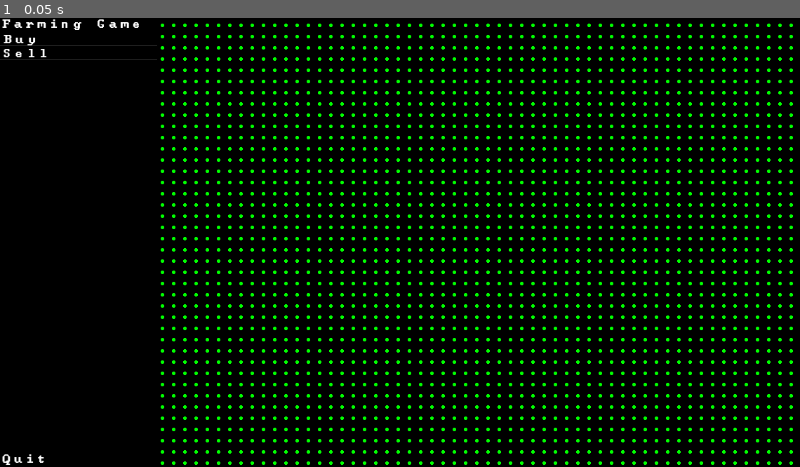
Above: before the commit, frame 1.
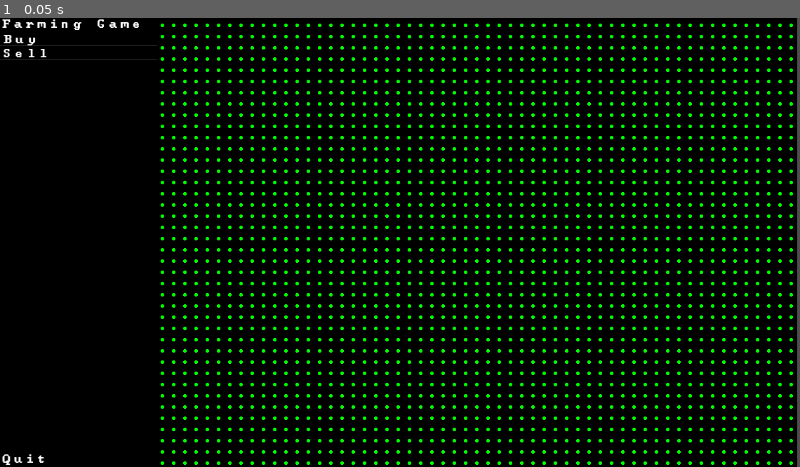
Above: after the commit, the same moment.

Repository: TylerDMielke/GDAsciiFarm
Game: Godot game, scene res://scenes/test_level.tscn
The game is run twice, just before and just after one commit, with the same random seed, the same clock (stepped at 60 frames per second) and the same inputs.
Inputs:
- Up to frame 1 (0.05 s): no input

The runs differ from the first frame. In frame 1, 0.4% of the frame differs, in the area x 99-100%, y 0-100%.

Commit message:
implement map boundary signals

Diff:
--- a/scenes/game_map.tscn
+++ b/scenes/game_map.tscn
@@ -1,7 +1,9 @@
-[gd_scene load_steps=3 format=3 uid="uid://wllrb68jnwlu"]
+[gd_scene load_steps=4 format=3 uid="uid://wllrb68jnwlu"]
 
 [ext_resource type="Script" path="res://scripts/game_map.gd" id="1_lv0ab"]
 [ext_resource type="PackedScene" uid="uid://bv0ux3dbjh8v" path="res://scenes/tile_map_myne.tscn" id="2_e7h3h"]
+
+[sub_resource type="RectangleShape2D" id="RectangleShape2D_tfi7u"]
 
 [node name="GameMap" type="Node2D"]
 position = Vector2(224, 0)
@@ -12,3 +14,9 @@
 
 [node name="Foreground" parent="." instance=ExtResource("2_e7h3h")]
 layer_0/name = "white"
+
+[node name="Boundary" type="Area2D" parent="."]
+
+[node name="CollisionShape2D" type="CollisionShape2D" parent="Boundary"]
+shape = SubResource("RectangleShape2D_tfi7u")
+debug_color = Color(0.92549, 0.172549, 0.231373, 0.501961)
--- a/scripts/game_map.gd
+++ b/scripts/game_map.gd
@@ -1,9 +1,12 @@
 extends Node2D
 
-@export var map_orig: Vector2i = Vector2i(0,0)
-@export var map_size: Vector2i = Vector2i(DisplayServer.window_get_size() / Vector2i(16, 16))
+
 @onready var foreground: TileMap = $Foreground
 @onready var background: TileMap = $Background
+@onready var boundary: Area2D = $Boundary
+
+var map_orig: Vector2i = Vector2i(0,0)
+var map_size: Vector2i = Vector2i((DisplayServer.window_get_size() - Vector2i(position)) / Globals.grid_size)
 
 var TILES = {
 	"PERIOD": Vector2i(14, 2),
@@ -13,11 +16,31 @@
 
 
 func _ready():
-	pass
+	boundary.mouse_entered.connect(_on_mouse_entered)
+	boundary.mouse_exited.connect(_on_mouse_exited)
+
+	_initialize_boundary()
 
 
 func _process(_delta):
 	pass
+
+
+func _on_mouse_entered() -> void:
+	Globals.mouse_entered_game_map.emit()
+
+
+func _on_mouse_exited() -> void:
+	Globals.mouse_exited_game_map.emit()
+
+
+func _initialize_boundary() -> void:
+	boundary.position = Vector2(map_size * Globals.grid_size) / Vector2(2, 2)
+	var collision_shape: CollisionShape2D = boundary.get_node("CollisionShape2D")
+	var rectangle_shape: RectangleShape2D = RectangleShape2D.new()
+	# Not sure why the Vector2.ONE is needed...
+	rectangle_shape.size = Vector2(map_size * Globals.grid_size) - Vector2.ONE
+	collision_shape.shape = rectangle_shape
 
 
 func _get_color_layer(tilemap: TileMap, color: Color) -> int:
@@ -30,49 +53,49 @@
 	return new_layer_idx
 
 
-func erase_cell(coord: Vector2i, tile_map: TileMap):
+## Get the local position, [param local_position], as a cell position on the tilemap. If trying to map a global
+## postion, use the [method Node2D.to_local] before passing to this function.
+func get_mouse_position(local_position: Vector2) -> Vector2i:
+	var mouse_pos = foreground.local_to_map(local_position)
+	# TODO: This is a hack. Figure out how to detect if the mouse is over the game map and only return a value then.
+	var magic_number = 14
+	# Godot seems to be mapping the global positions with the global orgin at 0,0 relative to the game screen. Since
+	# The gamemap's origin is offset, by 14 tiles worth of pixels, we must adjust.
+	return mouse_pos - Vector2i(magic_number, 0)
+
+
+## Clear all color layers on the provided tilemap, [param tile_map], at the coordinate, [param coord]
+func erase_cell(coord: Vector2i, tile_map: TileMap) -> void:
 	for layer_idx in range(tile_map.get_layers_count()):
 		tile_map.erase_cell(layer_idx, coord)
 
 
+## Update a tile to be the glpyh, [param glyph], of color, [param color], on the foreground tilemap at coordinate,
+## [param coord].
 func update_foreground(coord: Vector2i, glyph: Vector2i, color: Color) -> void:
-	# Update a tile on the foreground tilemap
-	# Args:
-	# 	coord: The coordinate on the foreground tilemap that will be updated.
-	#	glyph: The glyph that should be placed at the coordinate.
-	#	color: The color that the glyph should be.
 	var color_layer_idx: int = _get_color_layer(foreground, color)
 	erase_cell(coord, foreground)
 	foreground.set_cell(color_layer_idx, coord, 0, glyph)
 
 
+## Update a tile to be the glyph, [param glyph], of color, [param color], on the background tilemap at coordinate,
+## [param coord].
 func update_background(coord: Vector2i, glyph: Vector2i, color: Color) -> void:
-	# Update a tile on the background tilemap
-	# Args:
-	# 	coord: The coordinate on the background tilemap that will be updated.
-	#	glyph: The glyph that should be placed at the coordinate.
-	#	color: The color that the glyph should be.
 	var color_layer_idx: int = _get_color_layer(background, color)
 	erase_cell(coord, background)
 	background.set_cell(color_layer_idx, coord, 0, glyph)
 
 
+## Fill the foreground tilemap with the provided glyph, [param glyph], colored with the provided color, [param color].
 func fill_foreground(glyph: Vector2i, color: Color) -> void:
-	# Fill the foreground tilemap with a single glyph
-	# Args:
-	#	glyph: The glyph that the foreground should be filled with.
-	#	color: The color that the glyph should be.
 	for x in range(map_orig.x, map_size.x):
 		for y in range(map_orig.y, map_size.y):
 			var update_cell = Vector2i(x,y)
 			update_foreground(update_cell, glyph, color)
 
 
+## Fill the background tilemap with the provided glyph, [param glyph], colored with the provided color, [param color].
 func fill_background(glyph: Vector2i, color: Color) -> void:
-	# Fill the foreground tilemap with a single glyph
-	# Args:
-	#	glyph: The glyph that the foreground should be filled with.
-	#	color: The color that the glyph should be.
 	for x in range(map_orig.x, map_size.x):
 		for y in range(map_orig.y, map_size.y):
 			var update_cell = Vector2i(x,y)
--- a/scripts/globals.gd
+++ b/scripts/globals.gd
@@ -10,5 +10,11 @@
 
 signal spawn_entity(entity_type: ENTITY)
 
+## The mouse entered the gamemap.
+signal mouse_entered_game_map
+
+## The mouse exited the gamemap.
+signal mouse_exited_game_map
+
 
 var grid_size: Vector2i = Vector2i(16, 16)
--- a/scripts/spawner.gd
+++ b/scripts/spawner.gd
@@ -1,14 +1,24 @@
 extends Node2D
+
+
+var is_spawning: bool = false
+var is_mouse_in_game_map: bool = false
 
 
 func _ready():
 	Globals.spawn_entity.connect(_on_spawn_entity)
+	Globals.mouse_entered_game_map.connect(func (): is_mouse_in_game_map = true)
+	Globals.mouse_exited_game_map.connect(func (): is_mouse_in_game_map = false)
 
 
 func _process(_delta):
-	pass
+	if is_spawning and is_mouse_in_game_map:
+		var game_map: Node2D = get_parent().get_node("GameMap")
+		var mouse_position: Vector2i = game_map.get_mouse_position(get_global_mouse_position())
+		game_map.update_foreground(mouse_position, game_map.TILES.STRAIGHT_FACE, Color.CHARTREUSE)
 
 
 func _on_spawn_entity(type: Globals.ENTITY):
 	StateManager.update_input_state.emit(StateManager.INPUT_STATE.SPAWN)
+	is_spawning = true
 	print_debug("Spawning Entity: {0}".format([Globals.ENTITY.keys()[type]]))
